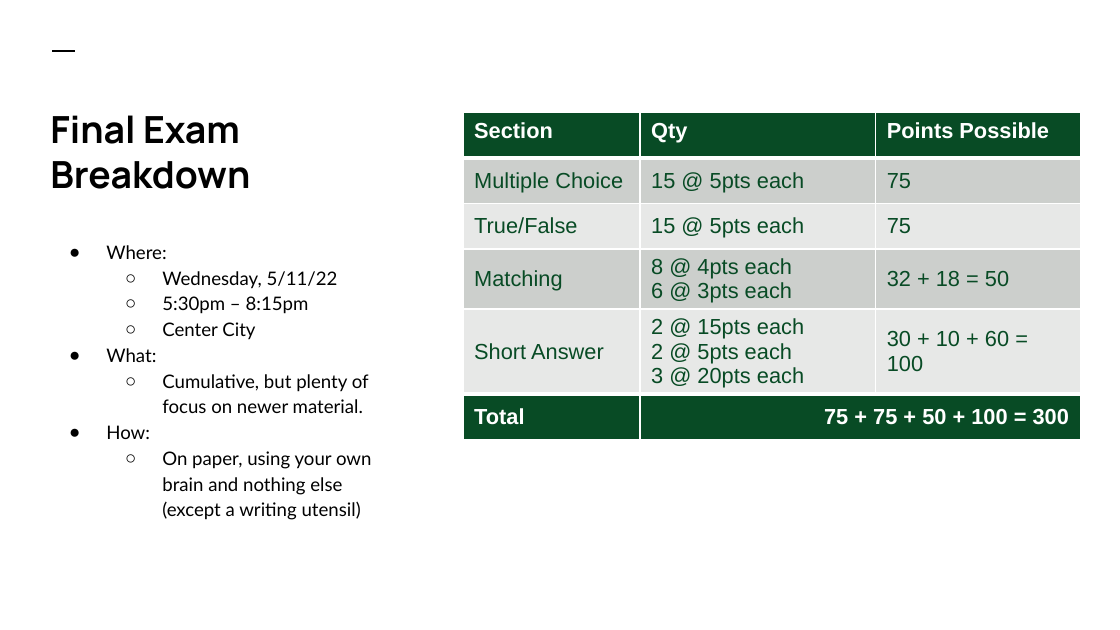
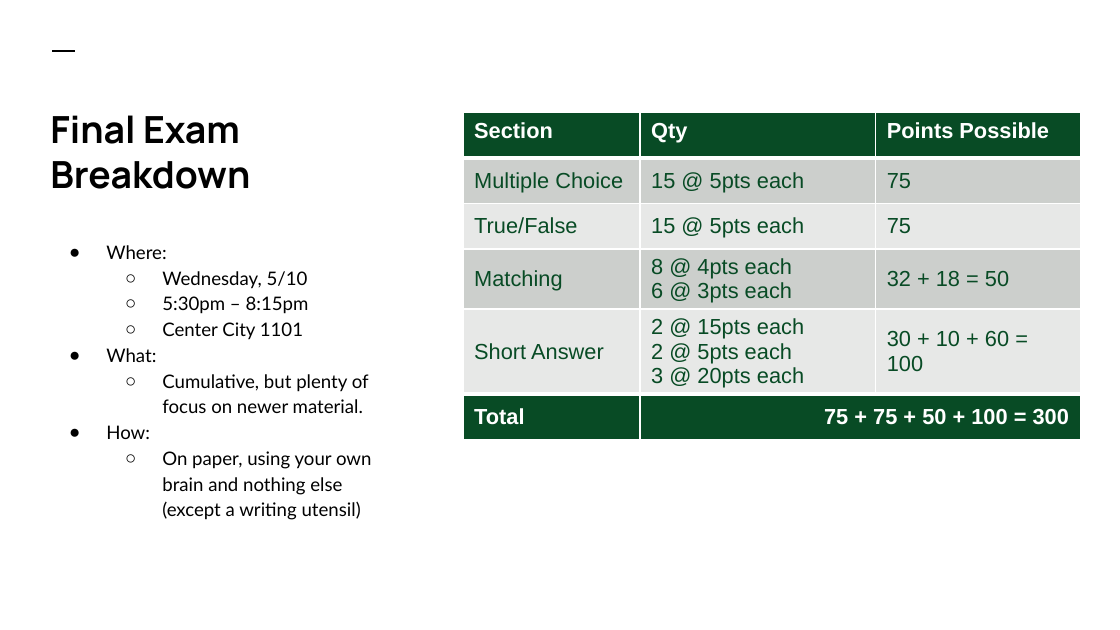
Before and after one commit to colbyford/DSBA6190-CloudComputing, a slide deck: slide 3 of 7 - Final Exam/Review.pptx (slide 2 before the commit). Drawn at 1120x630 pixels with LibreOffice and Linux fonts; fonts in the diff are those of the drawing. Boxes give left, top, right and bottom in pixels: in the first picture for what was removed or moved away, otherwise in the second. Text is boxed around its words. In the diff, an @@ line names an element or a change of style, - is before the commit and + after.

```diff
--- a/7 - Final Exam/Review.pptx
+++ b/7 - Final Exam/Review.pptx
@@ text at (162,271,308,289): text changed @@
-  ○ Wednesday, 5/11/22
+  ○ Wednesday, 5/10
@@ text at (162,322,303,340): text changed @@
-  ○ Center City
+  ○ Center City 1101
```
Also in this commit, not shown: 1 other slide changed, 1 slide added.
